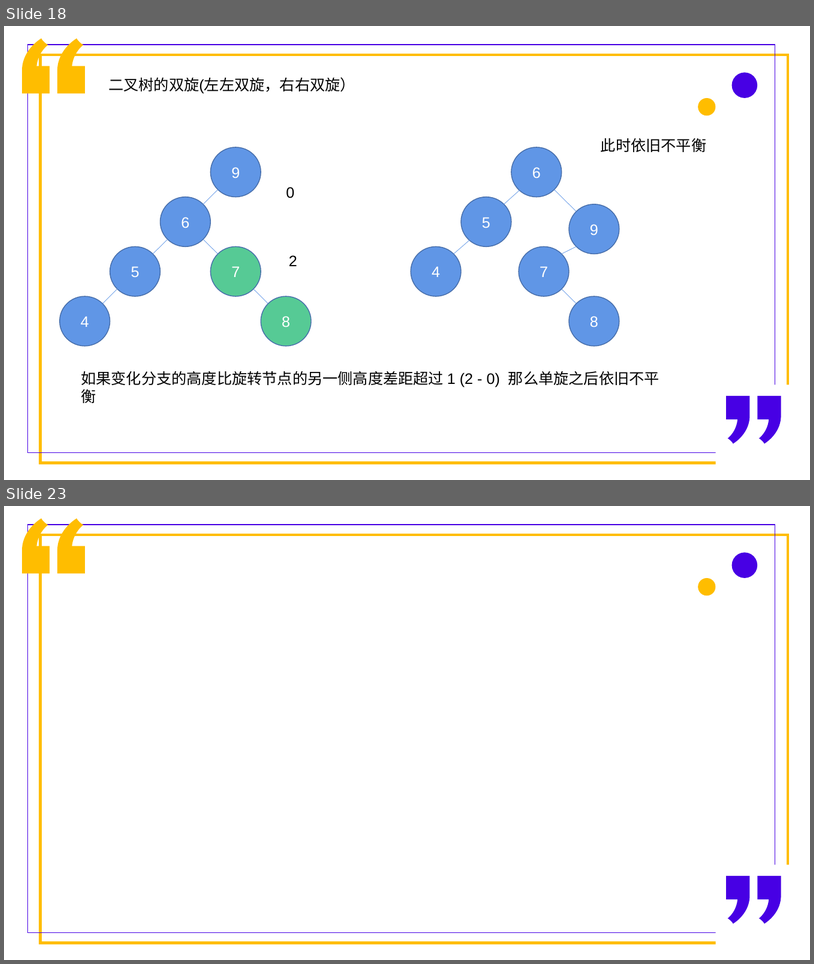
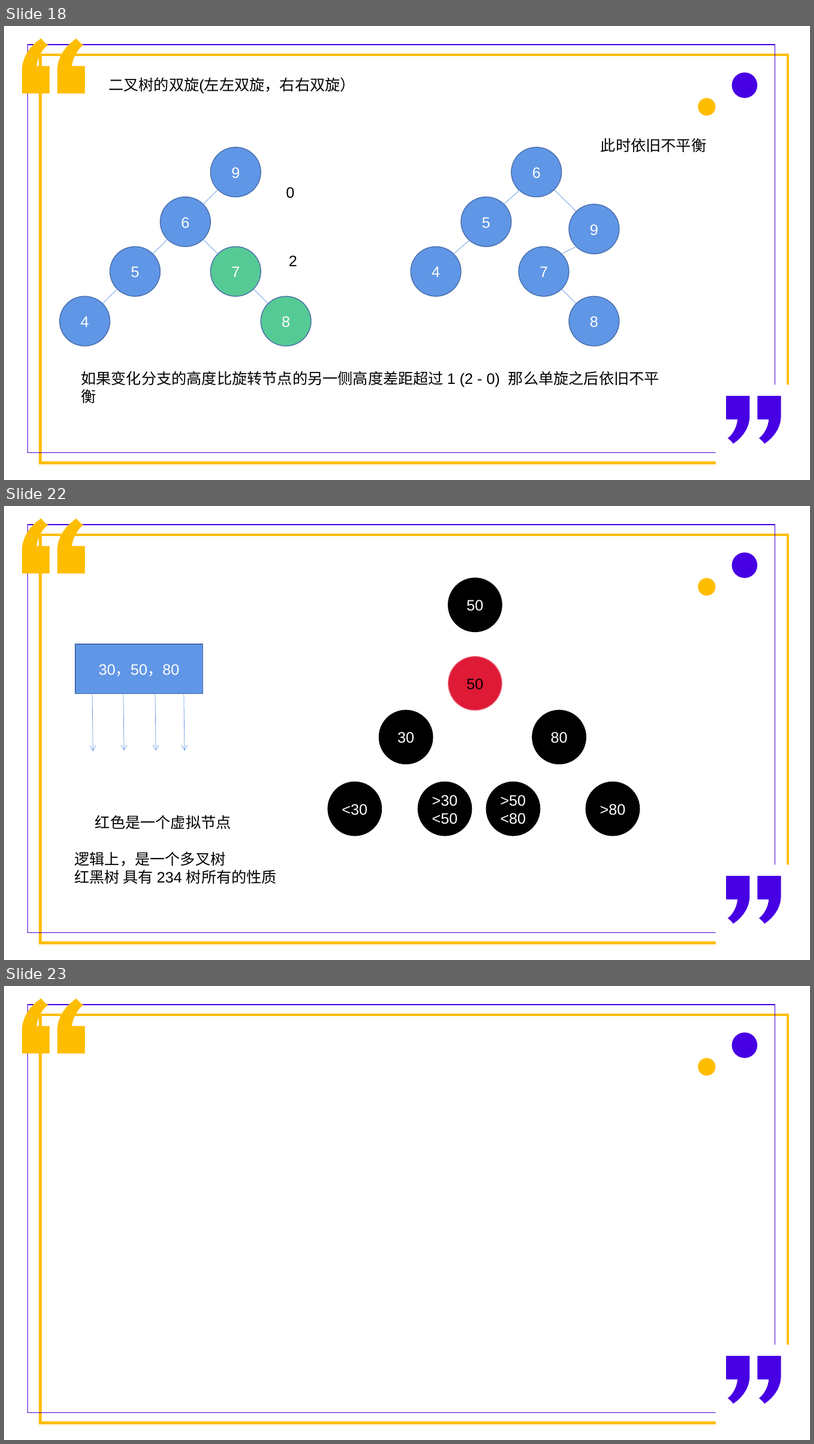
Before and after one commit to PhilRandWu/Algorithm_web, a slide deck: 算法练习思路整理.pptx. Shown one above the other, each under a label of ours: slides 18 and 23 before the commit, slides 18, 22 and 23 after it; the slides between them are not shown. The pictures are 814x964 and 814x1444 pixels, drawn with LibreOffice and Linux fonts; fonts in the diff are those of the drawing. Boxes give left, top, right and bottom in pixels: in the first picture for what was removed or moved away, otherwise in the second. Text is boxed around its words. In the diff, an @@ line names an element or a change of style, - is before the commit and + after.

Commit message:
红黑树

```diff
--- a/算法练习思路整理.pptx
+++ b/算法练习思路整理.pptx
@@ slide 22 added at (4, 506, 810, 960), background #FFFFFF @@
@@ freeform shape added at (23, 519, 50, 573), fill #FFBD00, outline #FFBD00 1 pt @@
@@ freeform shape added at (58, 519, 84, 573), fill #FFBD00, outline #FFBD00 1 pt @@
@@ rectangle added at (27, 525, 776, 933), outline #4700E4 1 pt @@
@@ rectangle added at (40, 535, 789, 943), outline #FFBD00 3.25 pt @@
@@ ellipse added at (732, 553, 758, 578), fill #4700E4 @@
@@ ellipse added at (449, 578, 503, 632), fill #000000, outline #000000 1 pt, 18 pt, text #FFFFFF @@
+50
@@ ellipse added at (698, 578, 716, 595), fill #FFBD00 @@
@@ rectangle added at (75, 644, 203, 694), fill #6096E6, outline #476FAA 1 pt, 18 pt, text #FFFFFF @@
+30，50，80
@@ ellipse added at (449, 657, 503, 711), fill #DE1A37, outline #EC5F74 1 pt, 18 pt, text #000000 @@
+50
@@ arrow added from (92, 692) to (93, 751), #6096E6 0.5 pt @@
@@ arrow added from (123, 691) to (125, 750), #6096E6 0.5 pt @@
@@ arrow added from (155, 691) to (156, 750), #6096E6 0.5 pt @@
@@ arrow added from (183, 691) to (185, 750), #6096E6 0.5 pt @@
@@ ellipse added at (380, 710, 434, 764), fill #000000, outline #000000 1 pt, 18 pt, text #FFFFFF @@
+30
@@ ellipse added at (533, 710, 587, 764), fill #000000, outline #000000 1 pt, 18 pt, text #FFFFFF @@
+80
@@ ellipse added at (328, 782, 382, 835), fill #000000, outline #000000 1 pt, 18 pt, text #FFFFFF @@
+<30
@@ ellipse added at (419, 782, 472, 835), fill #000000, outline #000000 1 pt, 18 pt, text #FFFFFF @@
+>30
+<50
@@ ellipse added at (487, 782, 540, 835), fill #000000, outline #000000 1 pt, 18 pt, text #FFFFFF @@
+>50
+<80
@@ ellipse added at (587, 782, 641, 835), fill #000000, outline #000000 1 pt, 18 pt, text #FFFFFF @@
+>80
@@ text added at (95, 814, 231, 829), 18 pt, text #000000 @@
+红色是一个虚拟节点
@@ text added at (75, 852, 277, 883), 18 pt, text #000000 @@
+逻辑上，是一个多叉树
+红黑树 具有 234 树所有的性质
@@ rectangle added at (716, 865, 797, 952), fill #FFFFFF @@
@@ freeform shape added at (727, 876, 750, 924), fill #4700E4 @@
@@ freeform shape added at (758, 876, 782, 924), fill #4700E4 @@
```
Also in this commit, not shown: 1 slide changed, 2 other slides added, 3 slides removed.
